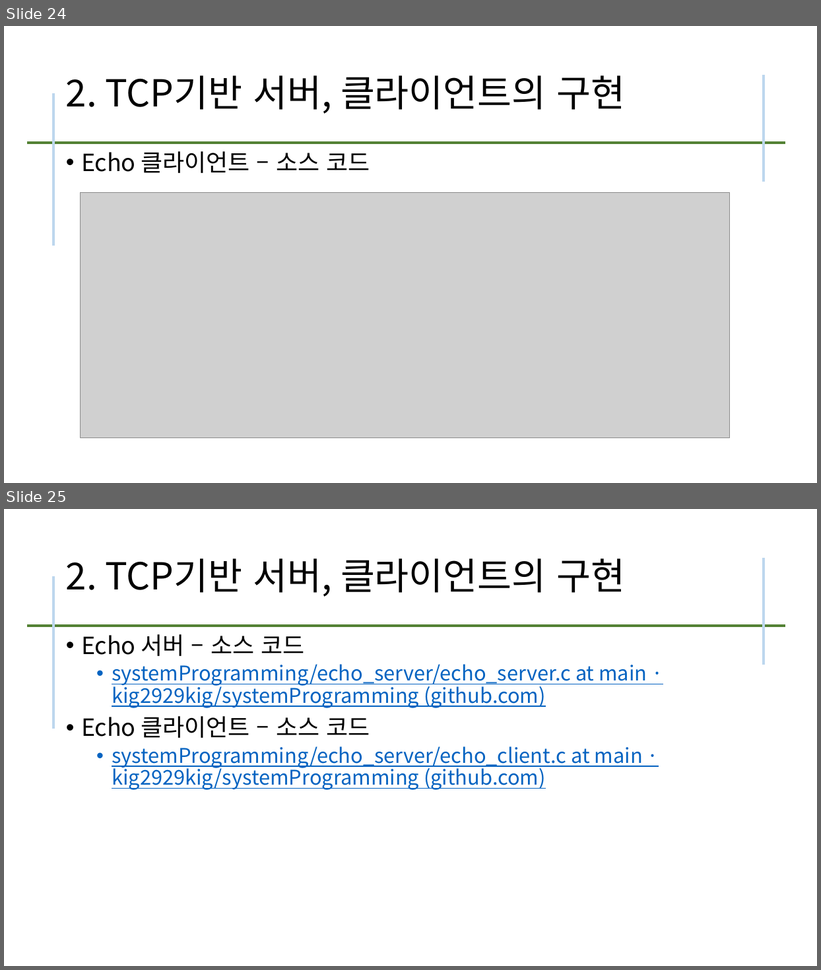
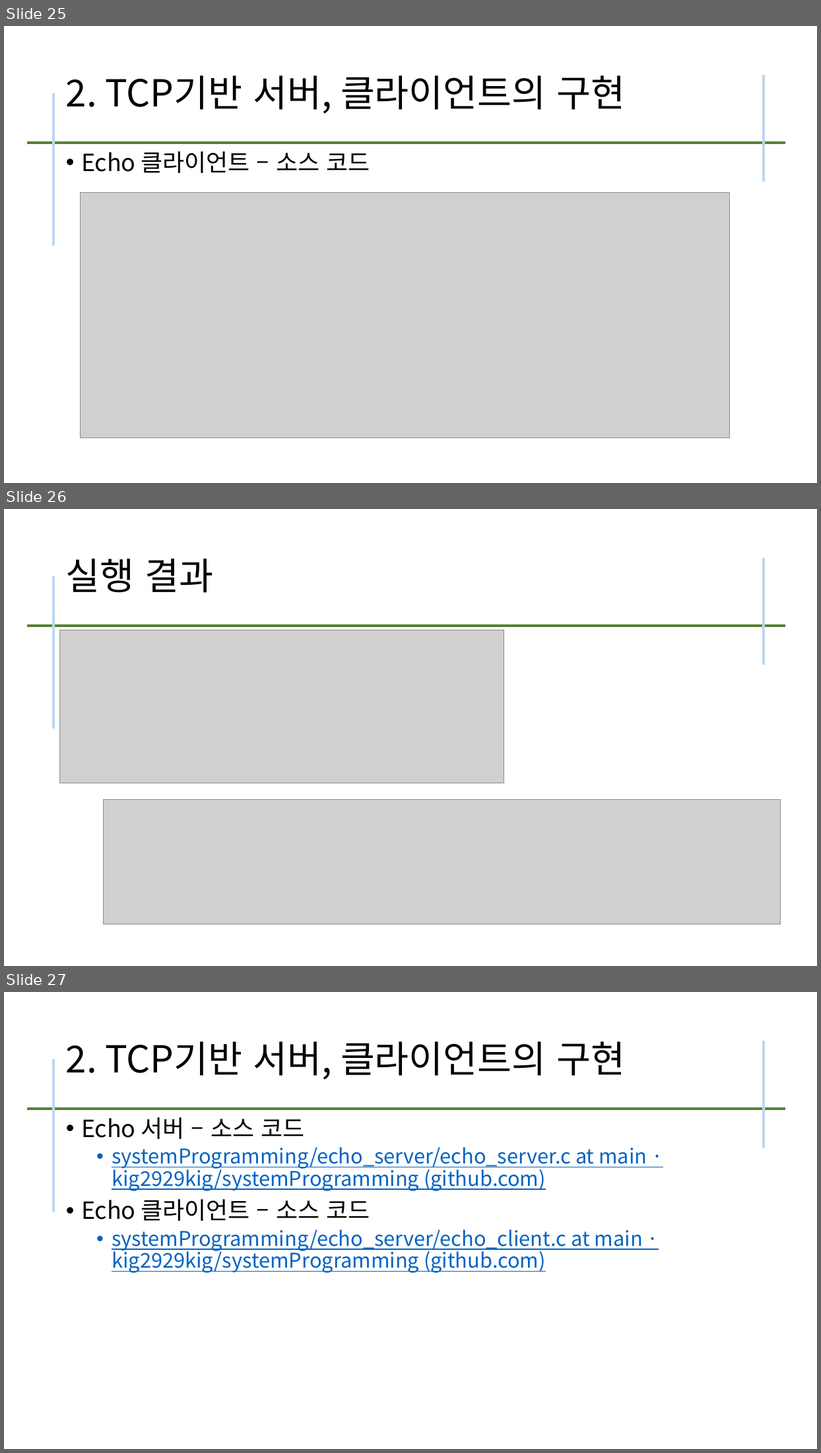
Before and after one commit to kig2929kig/systemProgramming, a slide deck: 소켓프로그래밍-3.pptx. Shown one above the other, each under a label of ours: slides 24 and 25 before the commit, slides 25, 26 and 27 after it. The pictures are 821x970 and 821x1453 pixels, drawn with LibreOffice and Linux fonts; fonts in the diff are those of the drawing; grey boxes stand for pictures. Boxes give left, top, right and bottom in pixels: in the first picture for what was removed or moved away, otherwise in the second. Text is boxed around its words. In the diff, an @@ line names an element or a change of style, - is before the commit and + after.

```diff
--- a/소켓프로그래밍-3.pptx
+++ b/소켓프로그래밍-3.pptx
@@ slide 26 added at [4,509,817,966], background #FFFFFF @@
@@ title added at [66,559,214,593], 44 pt, text #000000 @@
+실행 결과
@@ line added from (764, 558) to (764, 665), #BDD7EE 3 pt @@
@@ line added from (54, 576) to (54, 729), #BDD7EE 3 pt @@
@@ line added from (27, 626) to (785, 626), #548235 3 pt @@
@@ picture added at [60,630,504,784] @@
@@ picture added at [103,800,781,924] @@
@@ what was slide 24 is now slide 25 @@
@@ what was slide 25 is now slide 27 @@
```
Also in this commit, not shown: 1 other slide added.
